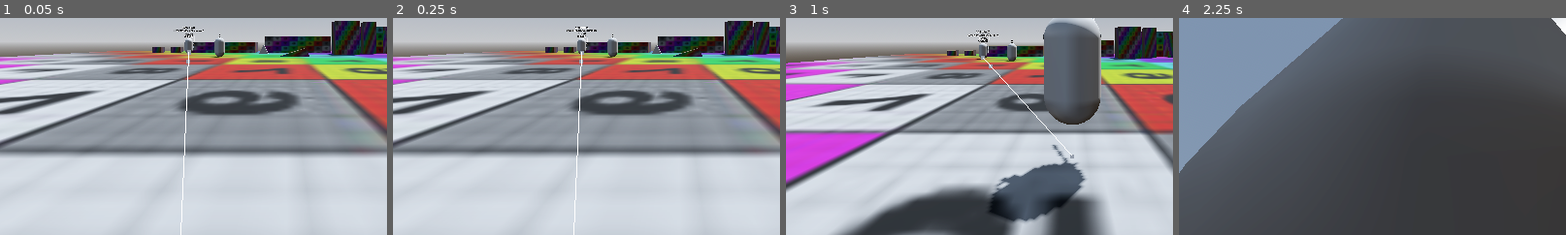
Above: before the commit, frames 1-4 (left to right).
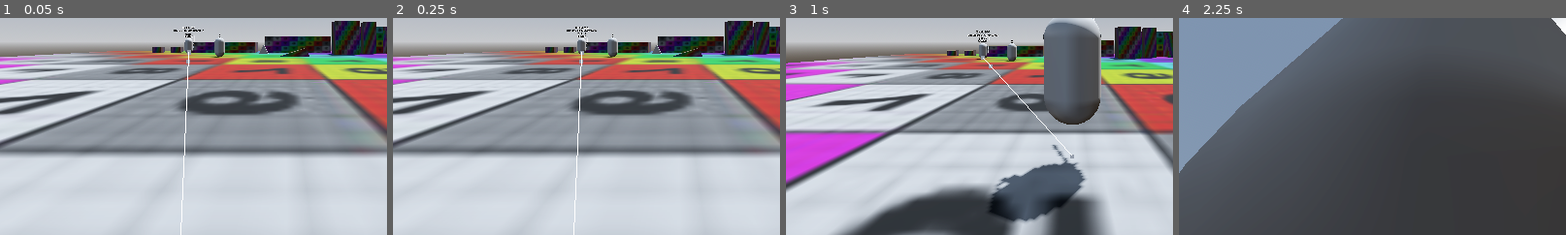
Above: after the commit, the same moments.

Repository: SamTheSagace/DonjonCrawler
Game: Godot game, scene res://scenes/game.tscn
Two runs of this game, one before a commit and one after it. Both use one fixed random seed, a clock stepped at 60 frames per second and the inputs below.
Inputs (mouse positions are % of the whole screen's width and height, from its top left):
- Up to frame 1 (0.05 s): no input
- Up to frame 2 (0.25 s): no input
- Up to frame 3 (1 s): tap Enter at 0.5 s; move the mouse to (45, 70) at 0.52 s; hold W (forward) from 0.53 s (still down); tap Middle mouse button (camera) at 0.6 s; click (45, 70) at 0.67 s; tap Space (jump) at 0.77 s
- Up to frame 4 (2.25 s): keep holding W (forward); move the mouse to (57, 51) at 1.27 s; click (57, 51) at 1.35 s; tap Space (jump) at 1.52 s; move the mouse to (42, 49) at 2.02 s; hold Ctrl (sneak) from 2.03 s (still down)
The pictures show only the part of the screen within x 13-63%, y 45-94%; the shares and areas given below are measured in that part.

The runs differ from the first frame. In frame 1, 0.1% of the frame differs, in the area x 44-53%, y 4-9%; in frame 2, less than 0.1%; in frame 3, 0.1%, in the area x 46-55%, y 5-12%; in frame 4, nothing differs.

Commit message:
Revert "minor scene change, added mockup face to ennemy"
This reverts commit 71211af30b8ff94aa50db62462bc535495e594b9.

Diff:
--- a/Components/Characters/NPCs/Ennemy1/Enemy1.tscn
+++ b/Components/Characters/NPCs/Ennemy1/Enemy1.tscn
@@ -7,7 +7,6 @@
 [ext_resource type="Resource" uid="uid://c73x0ieajhcws" path="res://Components/Objects/weapon_manager/sword/sword.tres" id="4_4h2bd"]
 [ext_resource type="Script" uid="uid://dmlgkbxt4c6mn" path="res://Components/Objects/weapon_manager/Animations/model_anim.gd" id="5_5ya66"]
 [ext_resource type="PackedScene" uid="uid://pj2jrig5rx6h" path="res://Components/Objects/weapon_manager/sword/sword.glb" id="6_4h2bd"]
-[ext_resource type="PackedScene" uid="uid://c1tdw8tv4ntro" path="res://assets/Models/disguise-glasses.glb" id="6_o0vjk"]
 [ext_resource type="Script" uid="uid://2ger1cq2sfsm" path="res://Components/Characters/NPCs/Dummy/body_animation.gd" id="8_1v2vy"]
 
 [sub_resource type="CapsuleShape3D" id="CapsuleShape3D_1v2vy"]
@@ -128,13 +127,13 @@
 shape = SubResource("CapsuleShape3D_1v2vy")
 
 [node name="Name" type="Label3D" parent="."]
-transform = Transform3D(-1, 0, 8.742278e-08, 0, 1, 0, -8.742278e-08, 0, -1, 0, 2.2900643, 0)
+transform = Transform3D(1, 0, 0, 0, 1, 0, 0, 0, 1, 0, 2.2900643, 0)
 pixel_size = 0.009
 text = "Ennemy"
 
 [node name="Info" type="Label3D" parent="."]
 unique_name_in_owner = true
-transform = Transform3D(-1, 0, 8.742278e-08, 0, 1, 0, -8.742278e-08, 0, -1, 0, 2.9901574, 0)
+transform = Transform3D(1, 0, 0, 0, 1, 0, 0, 0, 1, 0, 2.9901574, 0)
 pixel_size = 0.009
 text = "eee
 e
@@ -150,9 +149,6 @@
 [node name="MeshInstance3D" type="MeshInstance3D" parent="WorldModel"]
 transform = Transform3D(1, 0, 0, 0, 1, 0, 0, 0, 1, 0, 1, 0)
 mesh = SubResource("CapsuleMesh_0gpf4")
-
-[node name="disguise-glasses" parent="WorldModel/MeshInstance3D" instance=ExtResource("6_o0vjk")]
-transform = Transform3D(-1.395, 0, -2.1063914e-07, 0, 1.395, 0, 2.1063914e-07, 0, -1.395, 0, 0.29263687, -0.22933453)
 
 [node name="Hand" type="Node3D" parent="WorldModel/MeshInstance3D"]
 transform = Transform3D(1, 0, 0, 0, 0.9659255, 0.25881895, 0, -0.25881895, 0.9659255, 0.5, 0, -0.5)
Not shown: 1 places in Components/Characters/NPCs/Ennemy1/Enemy1.tscn that only renumber resources
